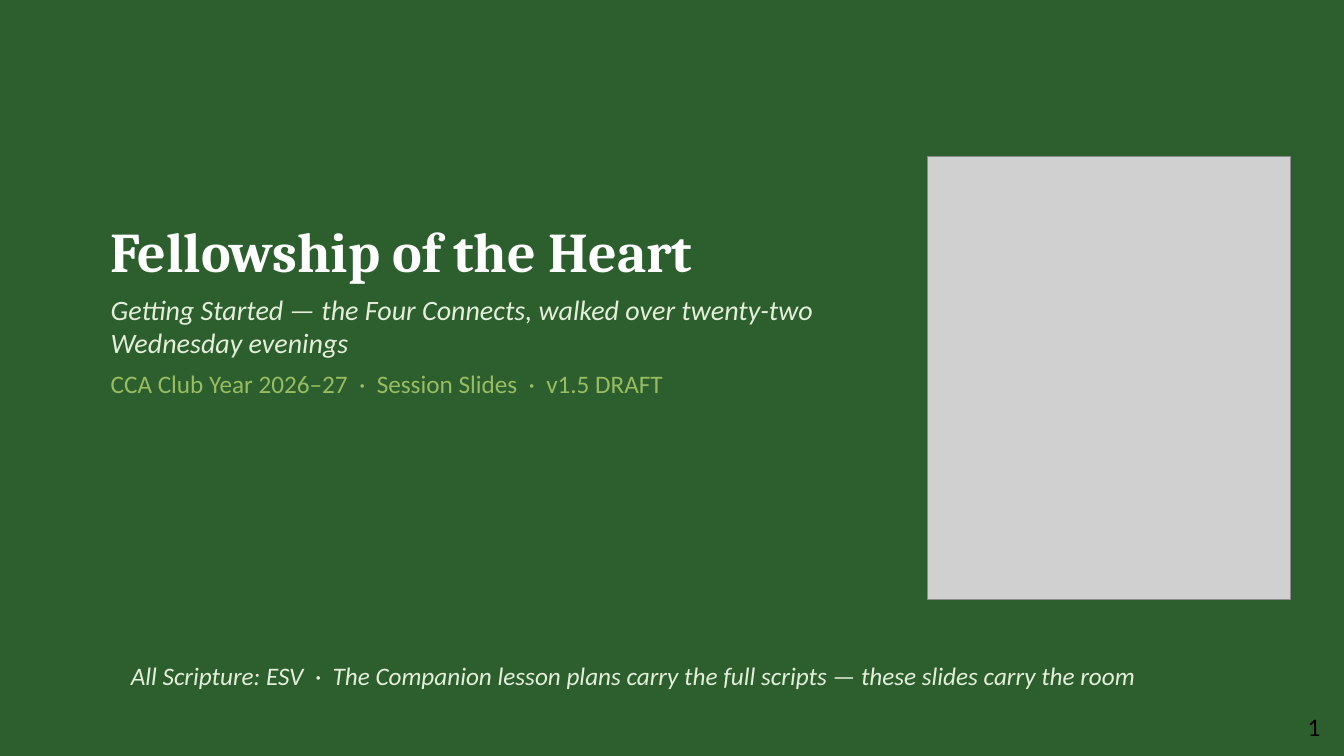
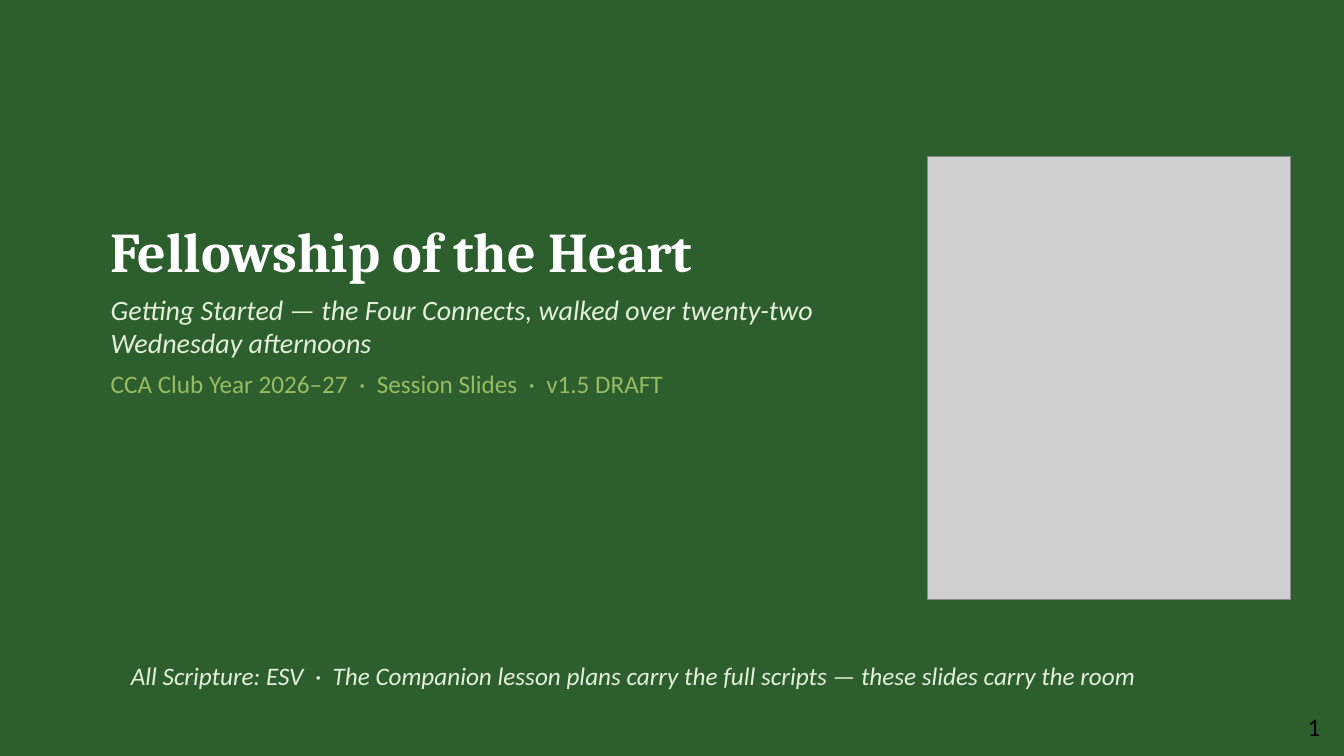
Before and after one commit to jgtittle-ministries/fellowship-of-the-heart-pilot-at-cca, a slide deck: slide 1 of docs/getting-started/gs-session-slides-v1.5.pptx. Drawn at 1344x756 pixels with LibreOffice and Linux fonts; fonts in the diff are those of the drawing; grey boxes stand for pictures. Boxes give left, top, right and bottom in pixels: in the first picture for what was removed or moved away, otherwise in the second. Text is boxed around its words. In the diff, an @@ line names an element or a change of style, - is before the commit and + after.

```diff
--- a/docs/getting-started/gs-session-slides-v1.5.pptx
+++ b/docs/getting-started/gs-session-slides-v1.5.pptx
@@ text at (111,300,812,358): text changed @@
-Getting Started — the Four Connects, walked over twenty-two Wednesday evenings
+Getting Started — the Four Connects, walked over twenty-two Wednesday afternoons
```
Also in this commit, not shown: 6 other files.
